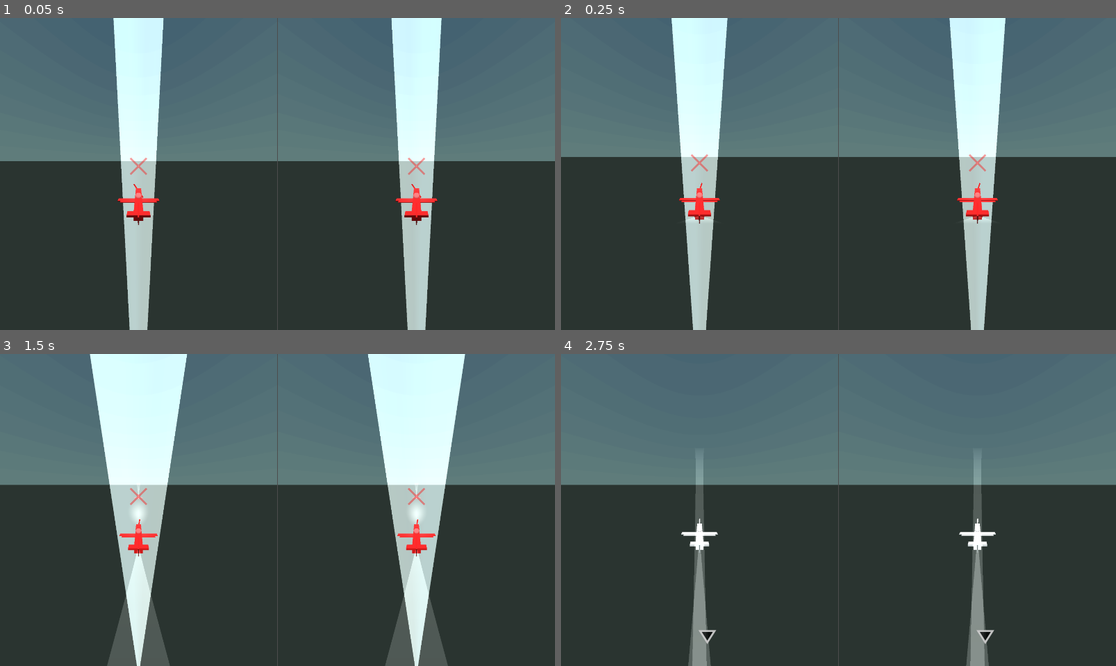
Above: before the commit, frames 1-4 (two rows, left to right).
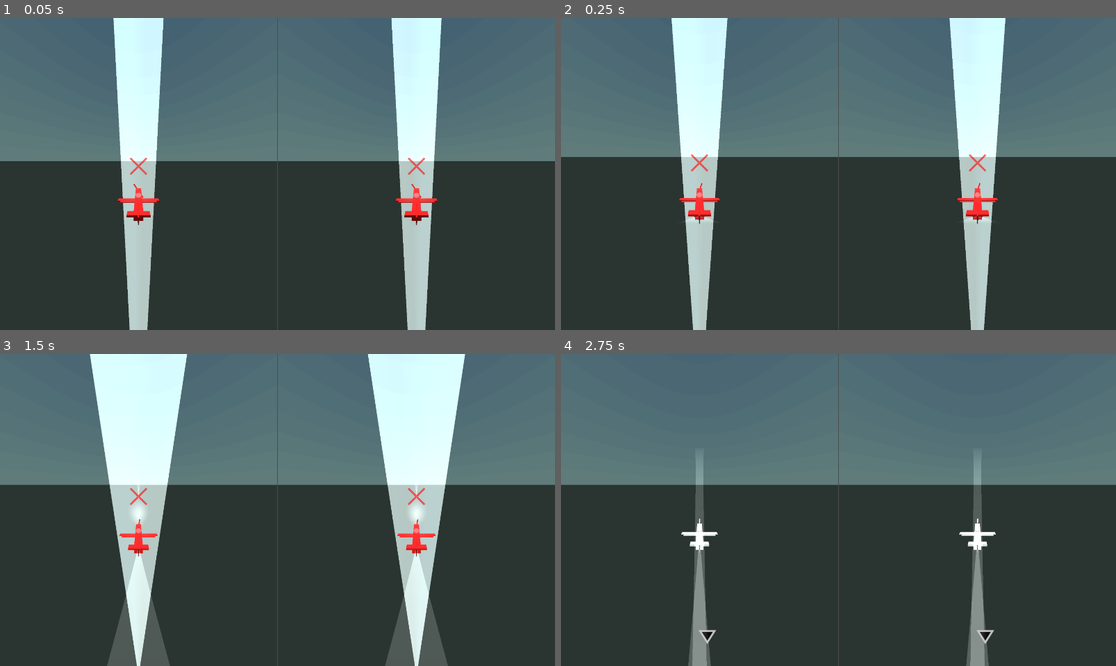
Above: after the commit, the same moments.

Repository: proximadams/Paper-Pilots
Game: Godot game, scene res://scenes/level.tscn
Two runs of this game, one before a commit and one after it. Both use one fixed random seed, a clock stepped at 60 frames per second and the inputs below. A sky picture missing from this copy of the repository is replaced by a grey-blue gradient.
Inputs:
- Up to frame 1 (0.05 s): no input
- Up to frame 2 (0.25 s): no input
- Up to frame 3 (1.5 s): no input
- Up to frame 4 (2.75 s): no input

The runs differ from the first frame. In frame 1, less than 0.1% of the frame differs, in the area x 23-77%, y 44-51%; in frame 2, less than 0.1%; in frame 3, 0.1%, in the area x 23-77%, y 42-49%; in frame 4, nothing differs.

Commit message:
lower opacity on target

Diff:
--- a/scenes/target.tscn
+++ b/scenes/target.tscn
@@ -13,7 +13,7 @@
 script = ExtResource("1_nlbrr")
 
 [node name="UnhitableTexture" type="TextureRect" parent="."]
-modulate = Color(1, 1, 1, 0.392157)
+modulate = Color(1, 1, 1, 0.588235)
 layout_mode = 0
 offset_left = -32.0
 offset_top = -32.0
@@ -23,7 +23,7 @@
 
 [node name="HitableTexture" type="TextureRect" parent="."]
 visible = false
-modulate = Color(1, 1, 1, 0.392157)
+modulate = Color(1, 1, 1, 0.588235)
 layout_mode = 0
 offset_left = -32.0
 offset_top = -32.0
